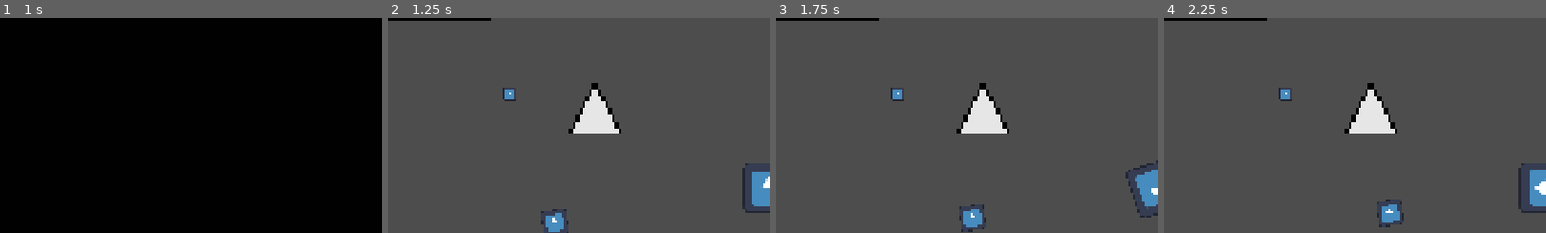
Above: before the commit, frames 1-4 (left to right).
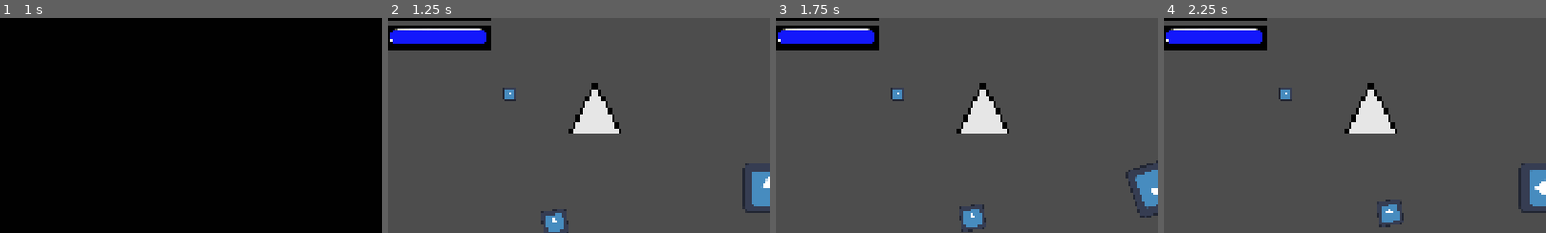
Above: after the commit, the same moments.

Repository: Yolo-Arts/Game-Off-2026
Game: Godot game, scene res://Game/main_game.tscn
Two runs of this game, one before a commit and one after it. Both use one fixed random seed, a clock stepped at 60 frames per second and the inputs below. The engine's default icon, where the game draws it, is replaced by a stand-in: a white triangle on a blue panel in a dark square. Sound files missing from this copy of the repository are replaced by a short silence.
Inputs (mouse positions are % of the whole screen's width and height, from its top left):
- Up to frame 1 (1 s): click "Play" at 0.5 s
- Up to frame 2 (1.25 s): no input
- Up to frame 3 (1.75 s): move the mouse to (72, 45) at 1.27 s; hold D (move_right) from 1.28 s (still down); hold Shift (shift) from 1.28 s (still down); click (72, 45) at 1.42 s; tap Space (Ram, bound only after the commit) at 1.55 s
- Up to frame 4 (2.25 s): move the mouse to (30, 55) at 2.02 s; release D (move_right) at 2.03 s; release Shift (shift) at 2.03 s; hold S (move_down) from 2.03 s (still down); tap Space (Ram, bound only after the commit) at 2.1 s
The pictures show only the part of the screen within x 0-50%, y 5-55%; the shares and areas given below are measured in that part.

Frame 1 is identical in both runs. In frame 2, 3.1% of the frame differs, in the area x 0-27%, y 3-16%; in frame 3, 3.1%; in frame 4, 3.1%.

Commit message:
Added Energy Component
Added Energy component which functions similarly to health component.

Uses same signal system and UI updating logic.
Energy component has basically same functions as the health component just the energy bar equivalent.

Added energy bar UI, just a blue bar lol

Added placeholder ram function which activates with space to test energy decrease

Diff:
--- a/AutoLoads/event_system.gd
+++ b/AutoLoads/event_system.gd
@@ -21,6 +21,10 @@
 signal health_increased(current: float)
 signal health_reduced(current: float)
 
+signal energy_changed(new_energy: float, new_max_energy: float)
+signal energy_increased(current: float)
+signal energy_reduced(current: float)
+
 signal player_invincible
 signal player_vincible
 signal player_dead
--- a/Resources/Items/player_stats.gd
+++ b/Resources/Items/player_stats.gd
@@ -1,6 +1,9 @@
 class_name PlayerStats extends Resource
 
 @export var max_health: float = 100.0
+@export var max_energy: float = 100.0
+@export var energy_increase: float = 10.0
+@export var energy_ram_cost: float = 20.0
 @export var invincibility_duration_seconds: float = 1.0
 @export var damage: float = 10.0
 @export var max_speed: float = 600.0
@@ -14,6 +17,8 @@
 @export var luck: float  = 1.0
 @export var healing_efficiency: float = 1.0
 
+
+
 func get_computed_damage() -> float:
 	var final_damage: float = damage
 	if randf() <= critical_chance:
--- /dev/null
+++ b/Scenes/Player/energy_component.gd
@@ -0,0 +1,43 @@
+extends Node
+class_name PlayerEnergyComponent
+
+var max_energy: float
+var current_energy: float
+var energy_regen_rate: float
+var energy_ram_cost: float
+#var can_regenerate: bool
+
+var player: Player
+
+func setup(_player: Player) -> void:
+	player = _player
+	update_energy()
+	current_energy = max_energy
+	EventSystem.energy_changed.emit(current_energy, max_energy)
+	EventSystem.stat_changed.connect(_on_stat_changed)
+
+#func _physics_process(delta: float) -> void:
+	#if can_regenerate:
+		#current_energy = clamp(current_energy + energy_regen_rate*delta, 0.0, max_energy)
+
+func update_energy():
+	max_energy = player.get_current_stats().max_energy
+	energy_ram_cost = player.get_current_stats().energy_ram_cost
+	EventSystem.energy_changed.emit(current_energy, max_energy)
+
+#func activate_regen_cooldown(time: int):
+	#can_regenerate = false
+	#await get_tree().create_timer(time).timeout
+	#can_regenerate = true
+
+func reduce_energy(amount: float):
+	current_energy = clamp(current_energy - amount, 0.0, max_energy)
+	EventSystem.energy_reduced.emit(current_energy)
+
+func increase_energy(amount: float):
+	current_energy = clamp(current_energy + amount, 0.0, max_energy)
+	EventSystem.energy_increased.emit(current_energy)
+
+func _on_stat_changed(stat: String):
+	if stat == "energy":
+		update_energy()
--- a/Scenes/Player/player.gd
+++ b/Scenes/Player/player.gd
@@ -4,7 +4,9 @@
 @onready var item_manager: ItemManager = $ItemManager
 @onready var movement_component: PlayerMovementComponent = $MovementComponent
 @onready var health_component: PlayerHealthComponent = $HealthComponent
+@onready var energy_component: PlayerEnergyComponent = $EnergyComponent
 @onready var hitbox: PlayerHitbox = $Hitbox
+
 
 var can_steer: bool = true
 var can_control_speed: bool = true
@@ -19,6 +21,7 @@
 	movement_component.setup(self)
 	hitbox.setup(self, true)
 	health_component.setup(self)
+	energy_component.setup(self)
 
 
 func _on_player_hit(damage_source: DamageSource) -> void:
@@ -44,5 +47,12 @@
 		shift_active_color()
 		EventSystem.player_shifted.emit(shift_color)
 
+	if event.is_action_pressed("Ram") and can_ram():
+		ram()
+		energy_component.reduce_energy(get_current_stats().energy_ram_cost)
+
 func can_ram() -> bool:
 	return movement_component.speed >= get_current_stats().minimum_ram_speed
+
+func ram():
+	pass
--- a/Scenes/Player/player.tscn
+++ b/Scenes/Player/player.tscn
@@ -6,6 +6,7 @@
 [ext_resource type="Script" uid="uid://dve1ktyxyi1gw" path="res://Scenes/Player/ItemManager/item_manager.gd" id="2_xpcdj"]
 [ext_resource type="Script" uid="uid://cl3bqv10f2aoe" path="res://Scenes/Player/movement_component.gd" id="3_mtuoh"]
 [ext_resource type="Script" uid="uid://d0qnxevy216rr" path="res://Scenes/Player/health_component.gd" id="5_dd0ac"]
+[ext_resource type="Script" uid="uid://b5shriynv50ye" path="res://Scenes/Player/energy_component.gd" id="6_jlvik"]
 [ext_resource type="Script" uid="uid://bbdb481tg70y4" path="res://Scenes/Player/hitbox_component.gd" id="7_0u5uq"]
 
 [sub_resource type="RectangleShape2D" id="RectangleShape2D_bi0sn"]
@@ -34,6 +35,9 @@
 script = ExtResource("5_dd0ac")
 metadata/_custom_type_script = "uid://d0qnxevy216rr"
 
+[node name="EnergyComponent" type="Node" parent="." unique_id=2136465283]
+script = ExtResource("6_jlvik")
+
 [node name="Sprite2D" type="Sprite2D" parent="." unique_id=613795525]
 texture = ExtResource("1_l8h54")
 
--- /dev/null
+++ b/UI/energy_bar.gd
@@ -0,0 +1,27 @@
+class_name EnergyBar extends TextureProgressBar
+
+@export var event_bus_signal: Array[StringName]
+@export var tween_duration: float = 0.25
+
+var max_tween: Tween
+var value_tween: Tween
+
+func _ready() -> void:
+	if event_bus_signal.is_empty():
+		push_error("NO SIGNALS SET FOR -> ", name)
+		return
+
+	for sig in event_bus_signal:
+		if EventSystem.has_signal(sig):
+			EventSystem.connect(sig, _stat_changed)
+
+func _stat_changed(new_value: float, new_max: float = max_value) -> void:
+	if max_tween:
+		max_tween.kill()
+	max_tween = create_tween().set_trans(Tween.TRANS_CUBIC).set_ease(Tween.EASE_OUT)
+	max_tween.tween_property(self, "max_value", new_max, tween_duration)
+
+	if value_tween:
+		value_tween.kill()
+	value_tween = create_tween().set_trans(Tween.TRANS_CUBIC).set_ease(Tween.EASE_OUT)
+	value_tween.tween_property(self, "value", new_value, tween_duration)
--- a/UI/prototype_hud.tscn
+++ b/UI/prototype_hud.tscn
@@ -4,6 +4,8 @@
 [ext_resource type="Texture2D" uid="uid://c244yl55i628w" path="res://Assets/ProgrammerArt/bar_under.png" id="2_g3khc"]
 [ext_resource type="Texture2D" uid="uid://d2gk0m5tasunu" path="res://Assets/ProgrammerArt/progress.png" id="3_nsjb6"]
 [ext_resource type="Script" uid="uid://dqollry410r2i" path="res://UI/stat_bar.gd" id="4_kynxj"]
+[ext_resource type="Texture2D" uid="uid://b17pq178napp7" path="res://Assets/ProgrammerArt/EnergyBar.png" id="5_kynxj"]
+[ext_resource type="Script" uid="uid://4qe5t0x1fdm7" path="res://UI/energy_bar.gd" id="5_nsjb6"]
 
 [node name="PrototypeHUD" type="Control" unique_id=1426870665]
 layout_mode = 3
@@ -25,3 +27,14 @@
 script = ExtResource("4_kynxj")
 event_bus_signal = Array[StringName]([&"health_changed", &"health_increased", &"health_reduced"])
 metadata/_custom_type_script = "uid://dqollry410r2i"
+
+[node name="EnergyBar" type="TextureProgressBar" parent="." unique_id=1343348312]
+layout_mode = 0
+offset_top = 72.0
+offset_right = 256.0
+offset_bottom = 136.0
+value = 100.0
+texture_under = ExtResource("2_g3khc")
+texture_progress = ExtResource("5_kynxj")
+script = ExtResource("5_nsjb6")
+event_bus_signal = Array[StringName]([&"energy_changed", &"energy_increased", &"energy_reduced"])
--- a/project.godot
+++ b/project.godot
@@ -94,6 +94,11 @@
 "events": [Object(InputEventKey,"resource_local_to_scene":false,"resource_name":"","device":-1,"window_id":0,"alt_press …(195 unchanged characters)…
 ]
 }
+Ram={
+"deadzone": 0.2,
+"events": [Object(InputEventKey,"resource_local_to_scene":false,"resource_name":"","device":-1,"window_id":0,"alt_pressed":false,"shift_pressed":false,"ctrl_pressed":false,"meta_pressed":false,"pressed":false,"keycode":0,"physical_keycode":32,"key_label":0,"unicode":32,"location":0,"echo":false,"script":null)
+]
+}
 
 [layer_names]
 
Binary file added: Assets/ProgrammerArt/EnergyBar.png
Not shown, added: Assets/ProgrammerArt/EnergyBar.png.import
Binary file changed: Assets/ProgrammerArt/progress.png
Not shown, added: Scenes/Player/energy_component.gd.uid
Not shown, added: UI/energy_bar.gd.uid
